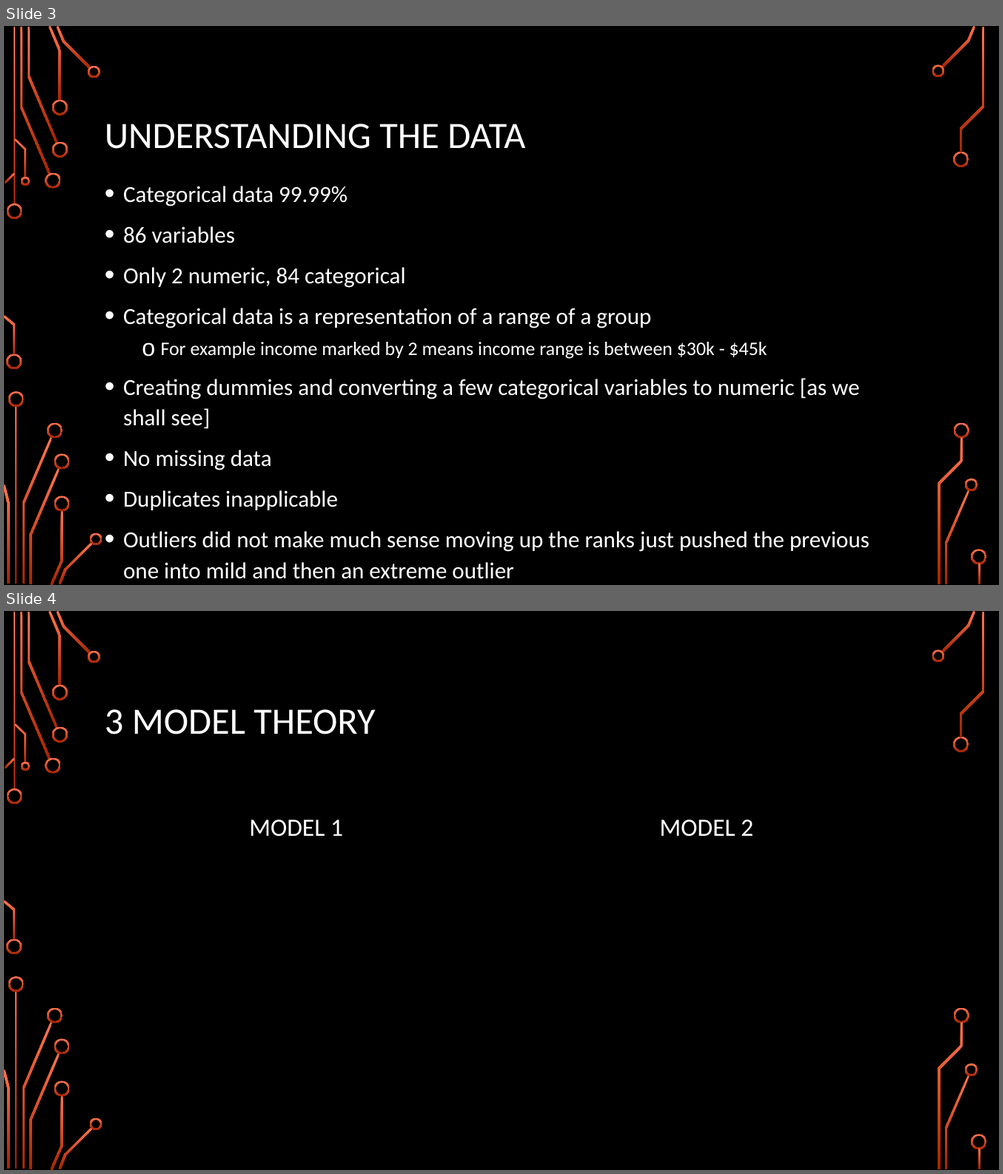
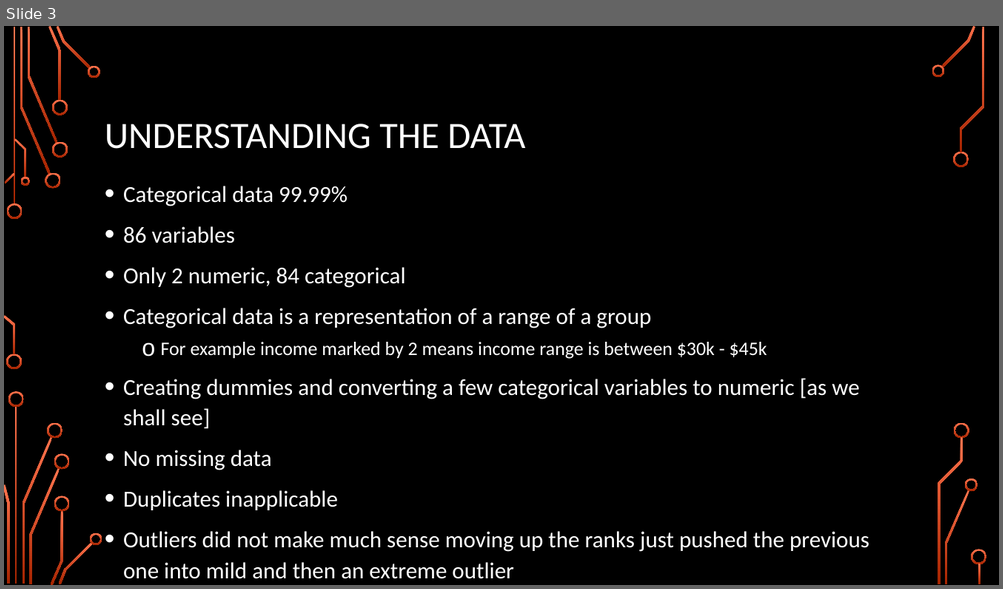
Before and after one commit to karimkhamwani/data-mining, a slide deck: Caravan.pptx. Shown one above the other, each under a label of ours: slides 3 and 4 before the commit, slide 3 after it. The pictures are 1003x1174 and 1003x589 pixels, drawn with LibreOffice and Linux fonts; fonts in the diff are those of the drawing; background and template pictures are left out. Boxes give left, top, right and bottom in pixels: in the first picture for what was removed or moved away, otherwise in the second. Text is boxed around its words. In the diff, an @@ line names an element or a change of style, - is before the commit and + after.

```diff
--- a/Caravan.pptx
+++ b/Caravan.pptx
@@ slide 4 removed at [4, 611, 999, 1170], background picture (left out); not listed: 36 template elements that a slide beside it also shows @@
@@ title removed at [105, 709, 375, 735] @@
-3 MODEL THEORY
@@ text removed at [249, 820, 343, 837] @@
-MODEL 1
@@ text removed at [660, 820, 753, 837] @@
-MODEL 2
```
Also in this commit, not shown: 8 slides added, 3 other slides removed, 1 other file.
